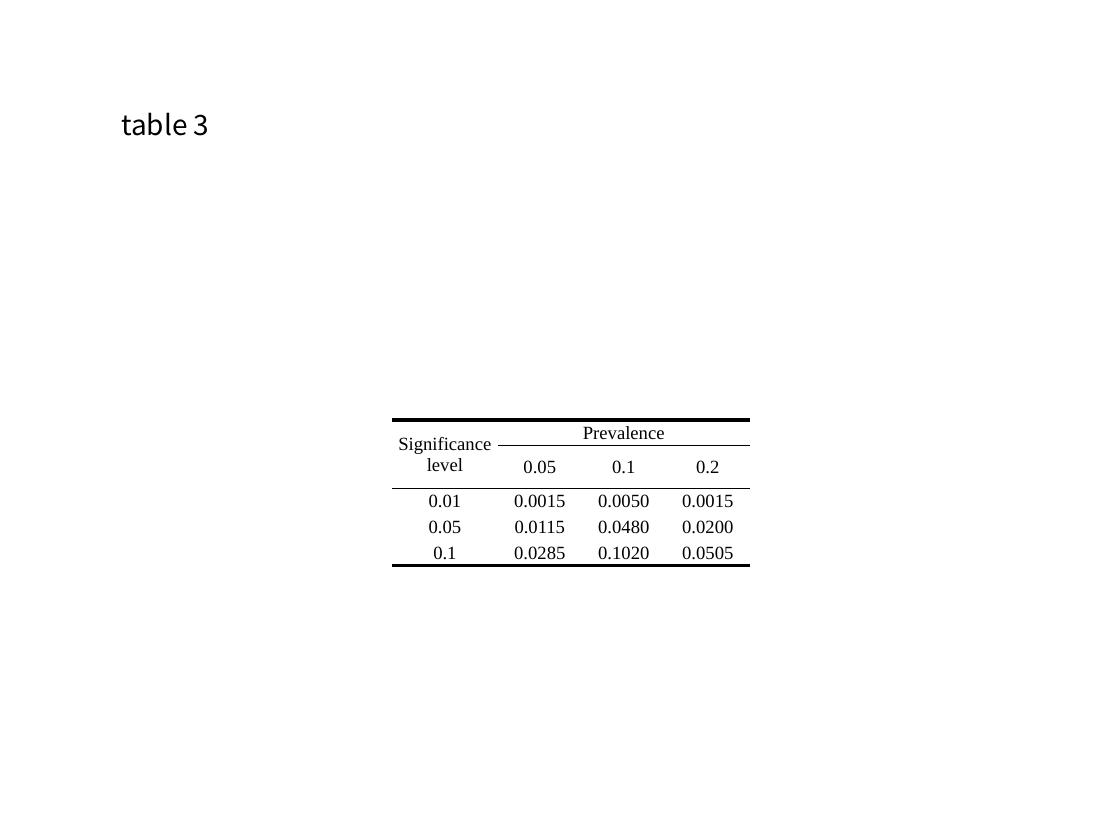
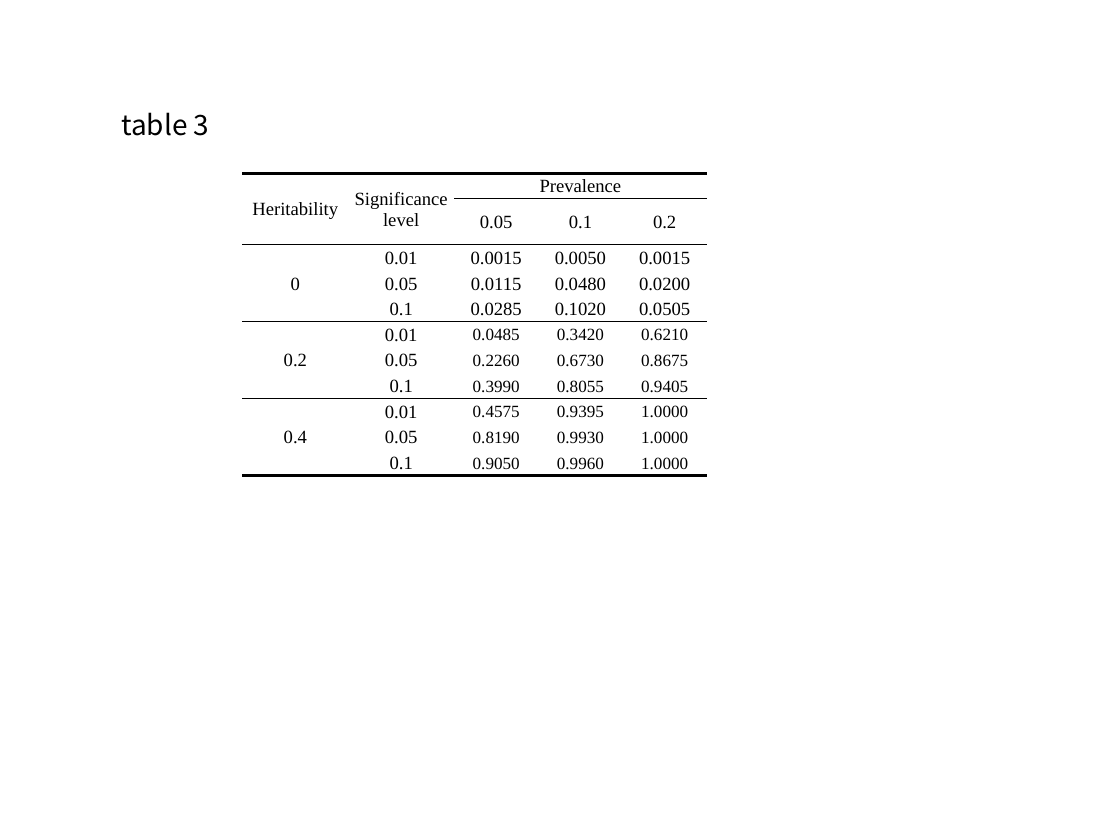
Before and after one commit to wonji/WJ_codes, a slide deck: slide 4 of LTM_heritability/figure and table/figure and table.pptx. Drawn at 1120x840 pixels with LibreOffice and Linux fonts; fonts in the diff are those of the drawing. Boxes give left, top, right and bottom in pixels: in the first picture for what was removed or moved away, otherwise in the second. Text is boxed around its words. In the diff, an @@ line names an element or a change of style, - is before the commit and + after.

```diff
--- a/LTM_heritability/figure and table/figure and table.pptx
+++ b/LTM_heritability/figure and table/figure and table.pptx
@@ table added at [243, 174, 706, 474], 11 rows, 5 columns @@
+Heritability | Significance level | Prevalence |  | 
+ |  | 0.05 | 0.1 | 0.2
+0 | 0.01 | 0.0015 | 0.0050 | 0.0015
+ | 0.05 | 0.0115 | 0.0480 | 0.0200
+ | 0.1 | 0.0285 | 0.1020 | 0.0505
+0.2 | 0.01 | 0.0485 | 0.3420 | 0.6210
+ | 0.05 | 0.2260 | 0.6730 | 0.8675
+ | 0.1 | 0.3990 | 0.8055 | 0.9405
+0.4 | 0.01 | 0.4575 | 0.9395 | 1.0000
+ | 0.05 | 0.8190 | 0.9930 | 1.0000
+ | 0.1 | 0.9050 | 0.9960 | 1.0000
@@ table removed at [392, 420, 749, 564], 5 rows, 4 columns @@
-Significance level | Prevalence |  | 
- | 0.05 | 0.1 | 0.2
-0.01 | 0.0015 | 0.0050 | 0.0015
-0.05 | 0.0115 | 0.0480 | 0.0200
-0.1 | 0.0285 | 0.1020 | 0.0505
```
Also in this commit, not shown: 1 other slide changed, 1 slide removed, 5 other files.
